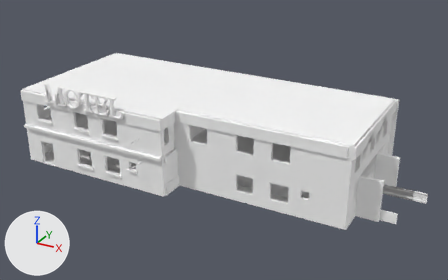
The FBX model FYP_IDEA1/Assets/Models/Area1Building03.fbx as it was, and as the next commit left it.
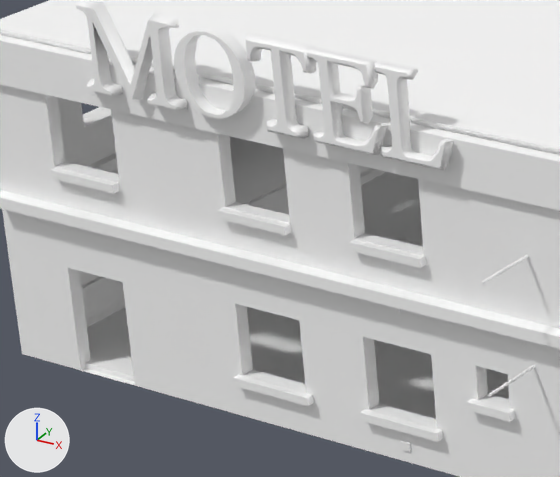
Old and new are each drawn whole from a 50 mm lens placed at (23.4, -21.2, 14.2), pointed at (9.8, 3.5, 1.9) and again close up on the part from 6% to 33% of the width and 30% to 66% of the height. The axes (+X, +Y, +Z) are drawn at lower left. The lights are the same throughout. Where no turn or scale is listed for an object, it has been applied to the vertices. Vertices at the same position are counted once.

In view in the first close-up: 'Area1Building03Floor', 'Area1Building03Walls'.
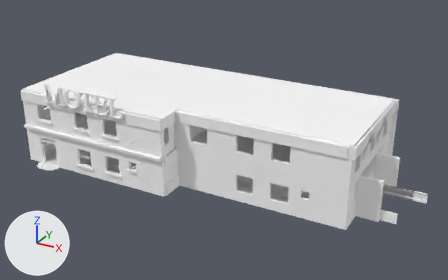
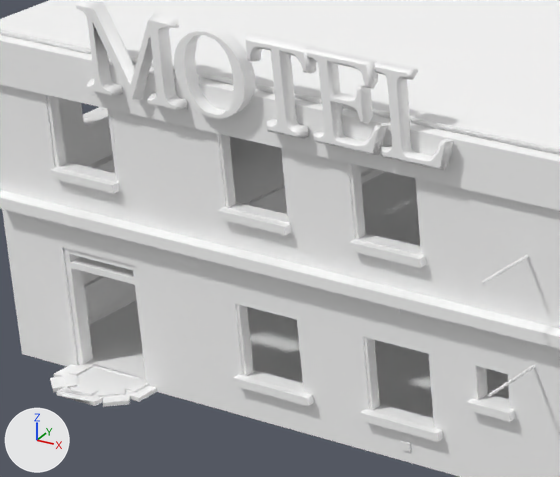
The newer file is also turned or shifted as a whole; pictures and numbers use the older file's frame.

What differs and where, as boxes (x1, y1, x2, y2) in the close-ups (560 x 477 px; the box of a moved part takes in the faces that stretch with it):
'Area1Building03Floor', reshaped (8% wider)
    before: (85, 172, 509, 419)
    after: (50, 172, 509, 418)
part 1 of me_mesh, added
    after: (64, 248, 93, 365)
part 2 of me_mesh, added
    after: (132, 265, 150, 386)
part 3 of me_mesh, added
    after: (68, 249, 133, 270)
part 4 of me_mesh, added
    after: (297, 320, 306, 392)
part 5 of me_mesh, added
    after: (236, 304, 254, 376)
part 6 of me_mesh, added
    after: (364, 337, 380, 410)
part 7 of me_mesh, added
    after: (429, 354, 437, 428)
part 8 of me_mesh, added
    after: (349, 163, 366, 239)
part 9 of me_mesh, added
    after: (415, 178, 424, 255)
part 10 of me_mesh, added
    after: (218, 134, 236, 208)
part 11 of me_mesh, added
    after: (281, 148, 290, 222)
part 12 of me_mesh, added
    after: (47, 95, 67, 167)
part 13 of me_mesh, added
    after: (108, 109, 119, 181)
part 14 of me_mesh, moved or reshaped
    before: (55, 167, 265, 417)
    after: (0, 154, 265, 417)
part 15 of me_mesh_001, added
    after: (126, 378, 149, 392)
part 16 of me_mesh_001, added
    after: (130, 385, 157, 402)
part 17 of me_mesh_001, added
    after: (50, 172, 509, 418)

The change, as a diff of the scene's bpy script:
```diff
--- a/FYP_IDEA1/Assets/Models/Area1Building03.fbx.py
+++ b/FYP_IDEA1/Assets/Models/Area1Building03.fbx.py
@@ me_mesh_001 @@
-me_mesh_001.from_pydata(...)  # 53 vertices, 41 faces; spans x -0.2..8.24, y -0.01..7.59, z 0.0..0.06
+me_mesh_001.from_pydata(...)  # 231 vertices, 165 faces; spans x -0.2..8.24, y -0.68..7.84, z 0.0..0.08
+# me_mesh_001 part 15: a new loose piece, a box spanning x 1.488..1.621, y -0.28..0.004, z 0.02..0.067, in mat_buildingatlas03 (its picture is missing)
+# me_mesh_001 part 16: a new loose piece, a box spanning x 1.621..1.755, y -0.363..-0.079, z -0.001..0.047, in mat_buildingatlas03 (its picture is missing)
+# me_mesh_001 part 17
+# 64 vertices are added at x -0.07..7.01, y -0.68..7.84, z 0.0..0.08
+# 35 new vertices lie (0.0, 0.0, 0.05) away from vertices in x 0.49..1.71, y -0.68..0.09, z 0.0..0.02
+# 27 new vertices lie (1.18, 0.0, 0.0) away from vertices in x -0.07..7.01, y 0.0..7.84, z 0.08
+# 9 new vertices lie (1.18, 0.0, 0.0) away from vertices in x 1.11, y 0.0..7.84, z 0.08
+# 9 new vertices lie (1.18, 0.0, 0.0) away from vertices in x 2.29, y 0.0..7.84, z 0.08
+# 9 new vertices lie (1.18, 0.0, 0.0) away from vertices in x 3.47, y 0.0..7.84, z 0.08
+# 9 new vertices lie (1.18, 0.0, 0.0) away from vertices in x 4.65, y 0.0..7.84, z 0.08
+# 112 new faces join them
 me_mesh_001.materials.append(mat_buildingatlas03)
@@ me_mesh @@
-me_mesh.from_pydata(...)  # 3305 vertices, 3195 faces; spans x -0.2..19.5, y -0.8..7.9, z 0.0..4.6
+me_mesh.from_pydata(...)  # 3496 vertices, 3352 faces; spans x -0.2..19.5, y -0.8..7.9, z 0.0..4.6
+# me_mesh part 1: a new loose piece, a box spanning x 0.856..0.929, y 0.02..0.178, z 0.0..1.51, in mat_buildingatlas03 (its picture is missing)
+# me_mesh part 2: a new loose piece, a box spanning x 1.871..1.944, y 0.02..0.178, z 0.0..1.51, in mat_buildingatlas03 (its picture is missing)
+# me_mesh part 3: a new loose piece, a box spanning x 0.929..1.871, y 0.02..0.178, z 1.437..1.51, in mat_buildingatlas03 (its picture is missing)
+# me_mesh part 4: a new loose piece, a box spanning x 4.172..4.215, y 0.01..0.131, z 0.505..1.382, in mat_buildingatlas03 (its picture is missing)
+# me_mesh part 5: a new loose piece, a box spanning x 3.334..3.376, y 0.01..0.131, z 0.505..1.382, in mat_buildingatlas03 (its picture is missing)
+# me_mesh part 6: a new loose piece, a box spanning x 5.067..5.11, y 0.01..0.131, z 0.505..1.382, in mat_buildingatlas03 (its picture is missing)
+# me_mesh part 7: a new loose piece, a box spanning x 5.92..5.963, y 0.01..0.131, z 0.505..1.382, in mat_buildingatlas03 (its picture is missing)
+# me_mesh part 8: a new loose piece, a box spanning x 5.067..5.11, y 0.01..0.131, z 2.485..3.361, in mat_buildingatlas03 (its picture is missing)
+# me_mesh part 9: a new loose piece, a box spanning x 5.92..5.963, y 0.01..0.131, z 2.485..3.361, in mat_buildingatlas03 (its picture is missing)
+# me_mesh part 10: a new loose piece, a box spanning x 3.327..3.37, y 0.01..0.131, z 2.485..3.361, in mat_buildingatlas03 (its picture is missing)
+# me_mesh part 11: a new loose piece, a box spanning x 4.181..4.223, y 0.01..0.131, z 2.485..3.361, in mat_buildingatlas03 (its picture is missing)
+# me_mesh part 12: a new loose piece, a box spanning x 0.909..0.953, y 0.01..0.131, z 2.485..3.361, in mat_buildingatlas03 (its picture is missing)
+# me_mesh part 13: a new loose piece, a box spanning x 1.789..1.833, y 0.01..0.131, z 2.485..3.361, in mat_buildingatlas03 (its picture is missing)
+# me_mesh part 14: 6 vertices moved from x 0.2..1.7, y 0.0..2.7, z 0.2..1.0 to x 0.2..1.9, y 0.0..2.7, z 0.2..1.0; 18 vertices removed from x 0.2..1.7, y 0.0..2.7, z 0.0..1.3; 12 vertices added at x 0.9..1.9, y 0.0..0.2, z 0.0..1.5
 me_mesh.materials.append(mat_buildingatlas03)
```
